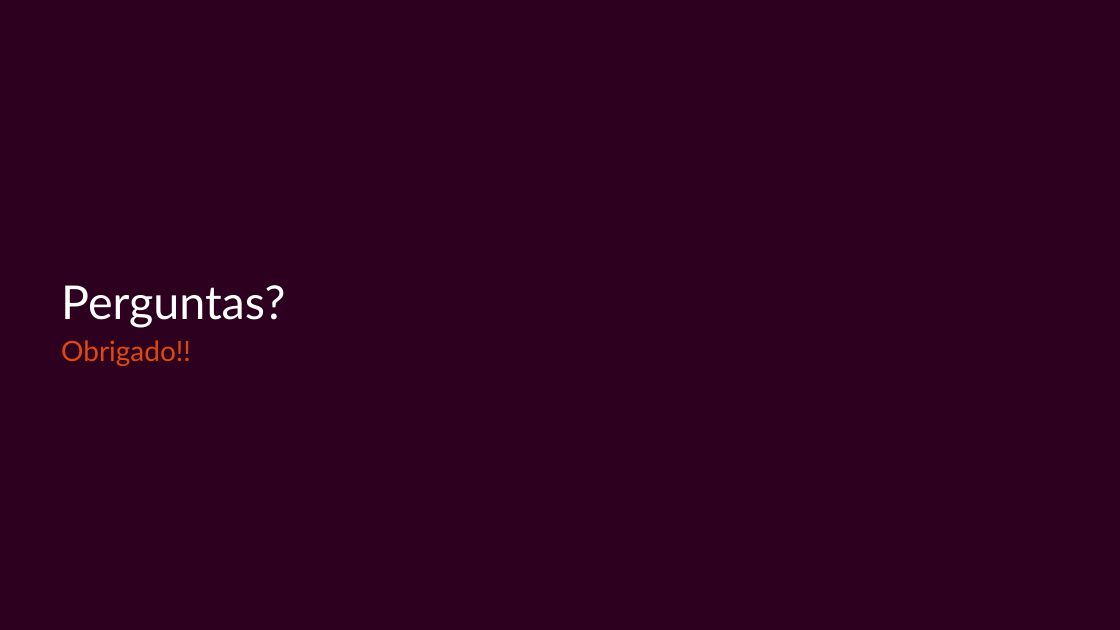
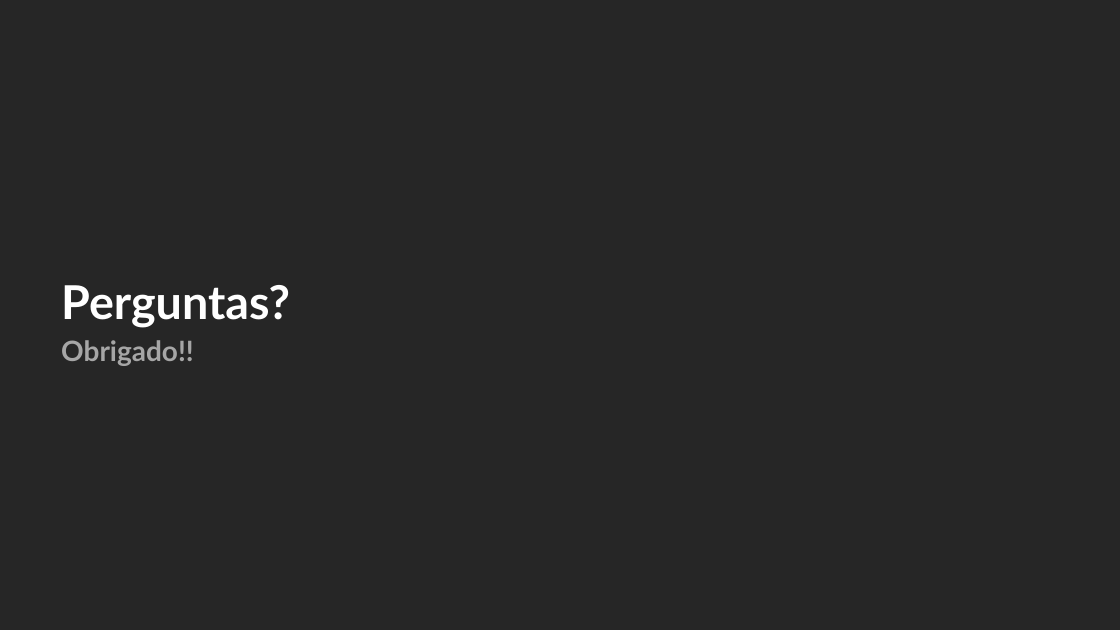
Before and after one commit to felipemarc/AED1_2016-2, a slide deck: slide 137 of ap_arvores/AED - arvores.pptx (slide 100 before the commit). Drawn at 1120x630 pixels with LibreOffice and Linux fonts; fonts in the diff are those of the drawing; grey boxes stand for pictures; background and template pictures are left out. Boxes give left, top, right and bottom in pixels: in the first picture for what was removed or moved away, otherwise in the second. Text is boxed around its words. In the diff, an @@ line names an element or a change of style, - is before the commit and + after.

```diff
--- a/ap_arvores/AED - arvores.pptx
+++ b/ap_arvores/AED - arvores.pptx
@@ background picture (left out) to #F2F2F2 @@
@@ rectangle at (0,0,1120,629): fill #2C001E to #262626 @@
@@ text "Perguntas?" at (61,285,290,366): bold on; text colour #DD4814 to #A6A6A6 in "Obrigado!!" @@
```
Also in this commit, not shown: 83 other slides changed, 53 slides added, 16 slides removed.
